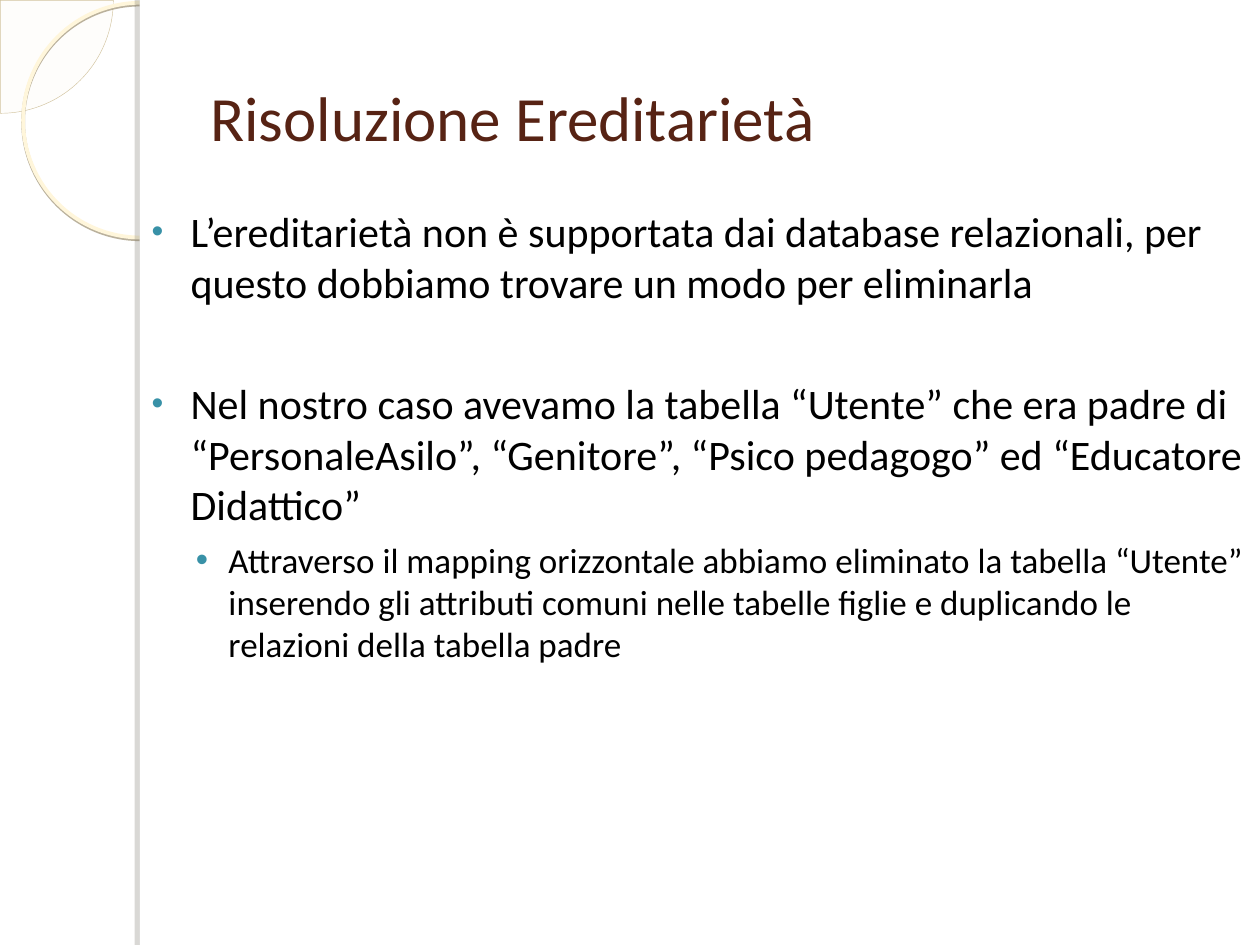
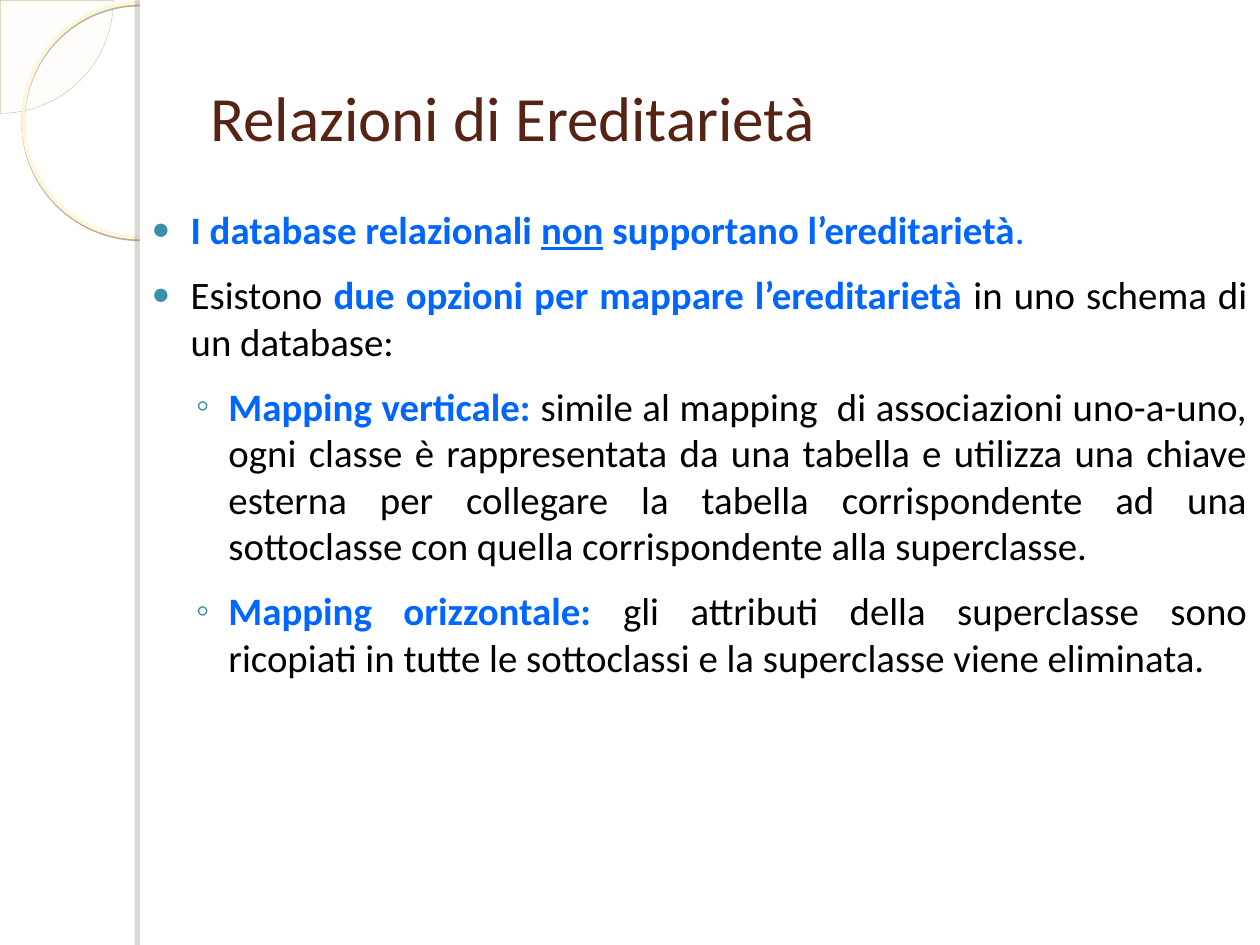
Before and after one commit to ammirate/at-silo, a slide deck: slide 15 of documenti_comuni/PresentazioneDB.ppt (slide 16 before the commit). Drawn at 1260x945 pixels with LibreOffice and Linux fonts; fonts in the diff are those of the drawing; background and template pictures are left out. Boxes give left, top, right and bottom in pixels: in the first picture for what was removed or moved away, otherwise in the second. Text is boxed around its words. In the diff, an @@ line names an element or a change of style, - is before the commit and + after.

```diff
--- a/documenti_comuni/PresentazioneDB.ppt
+++ b/documenti_comuni/PresentazioneDB.ppt
@@ title at [210,97,814,142]: text changed @@
-Risoluzione Ereditarietà
+Relazioni di Ereditarietà
@@ text at [191,216,1247,679]: text changed; size 24 to 22.2 pt @@
-• L’ereditarietà non è supportata dai database relazionali, per questo dobbiamo trovare un modo per eliminarla
-• Nel nostro caso avevamo la tabella “Utente” che era padre di “PersonaleAsilo”, “Genitore”, “Psico pedagogo” ed “Educatore Didattico”
-  • Attraverso il mapping orizzontale abbiamo eliminato la tabella “Utente” inserendo gli attributi comuni nelle tabelle figlie e duplicando le relazioni della tabella padre
+● I database relazionali non supportano l’ereditarietà.
+● Esistono due opzioni per mappare l’ereditarietà in uno schema di un database:
+  ◦ Mapping verticale: simile al mapping di associazioni uno-a-uno, ogni classe è rappresentata da una tabella e utilizza una chiave esterna per collegare la tabella corrispondente ad una sottoclasse con quella corrispondente alla superclasse.
+  ◦ Mapping orizzontale: gli attributi della superclasse sono ricopiati in tutte le sottoclassi e la superclasse viene eliminata.
```
Also in this commit, not shown: 2 other slides changed, 9 slides added, 10 slides removed.
